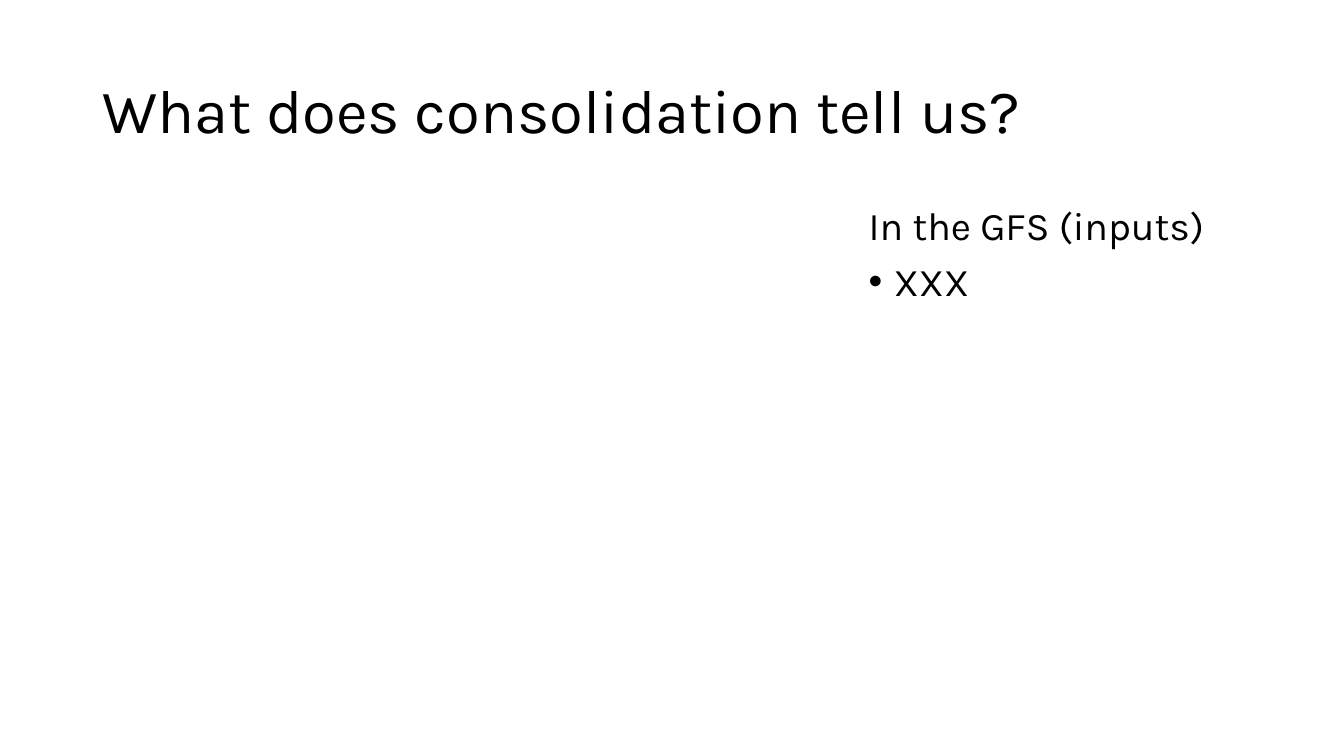
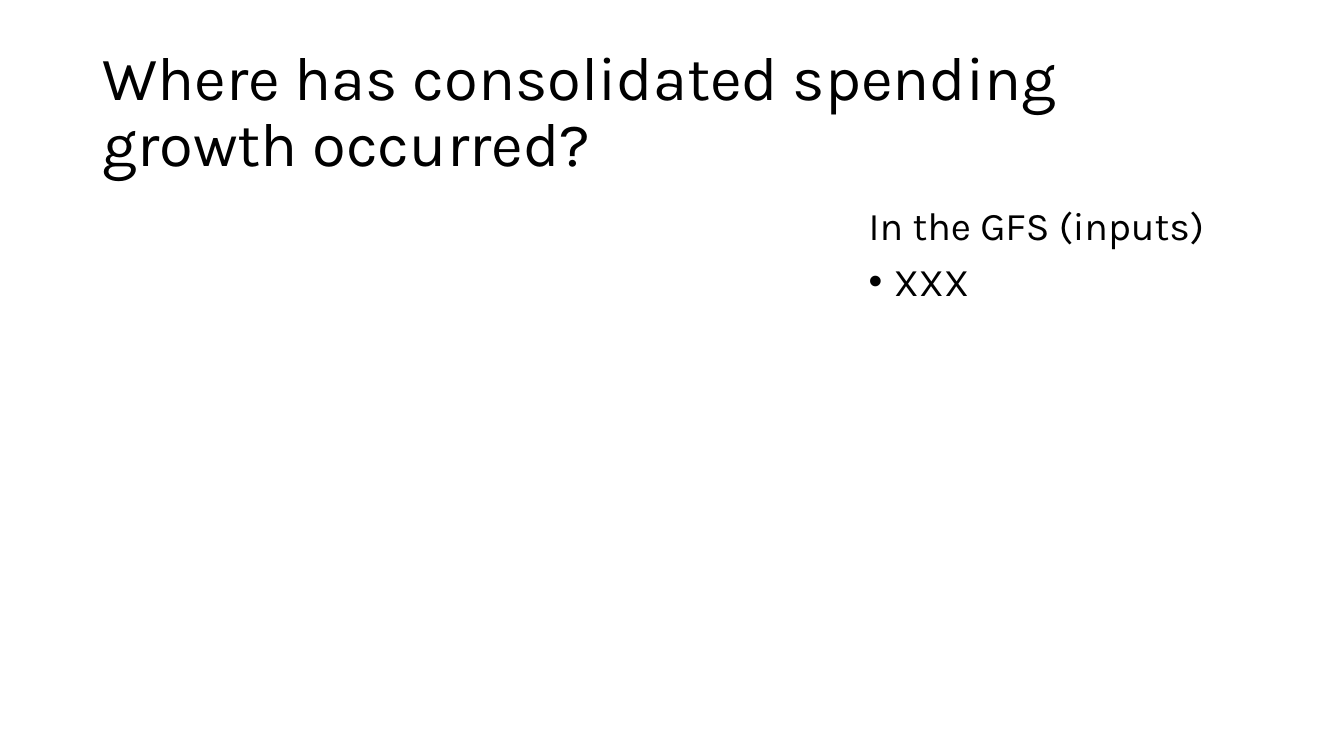
Before and after one commit to Zjub/TVHENZ, a slide deck: slide 12 of e61 Projects/Fiscal sustainability/OECD comparison/Initial external plans.pptx (slide 9 before the commit). Drawn at 1344x756 pixels with LibreOffice and Linux fonts; fonts in the diff are those of the drawing. Boxes give left, top, right and bottom in pixels: in the first picture for what was removed or moved away, otherwise in the second. Text is boxed around its words. In the diff, an @@ line names an element or a change of style, - is before the commit and + after.

```diff
--- a/e61 Projects/Fiscal sustainability/OECD comparison/Initial external plans.pptx
+++ b/e61 Projects/Fiscal sustainability/OECD comparison/Initial external plans.pptx
@@ title at (102, 57, 1057, 181): text changed @@
-What does consolidation tell us?
+Where has consolidated spending growth occurred?
```
Also in this commit, not shown: 8 other slides changed, 6 slides added, 3 slides removed.
